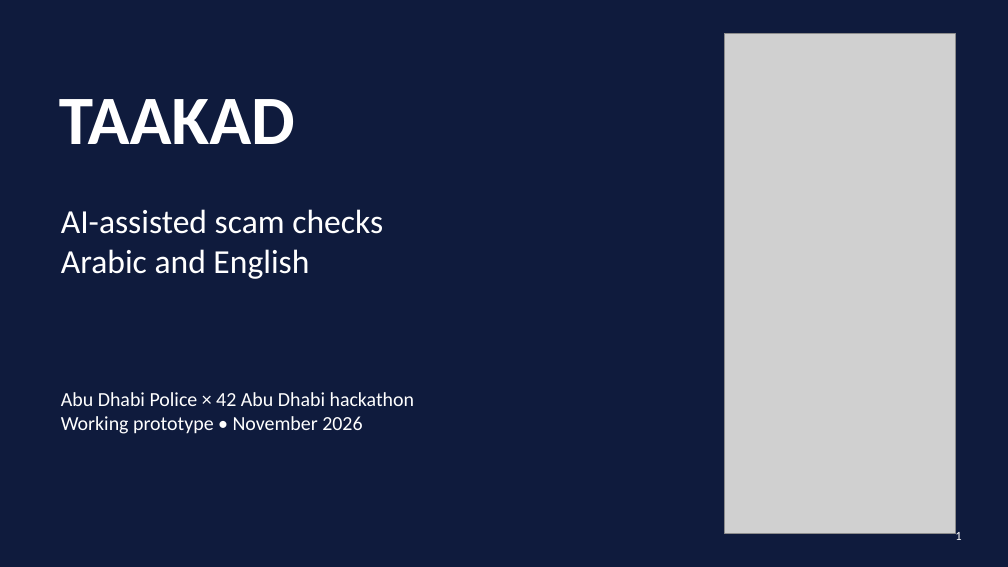
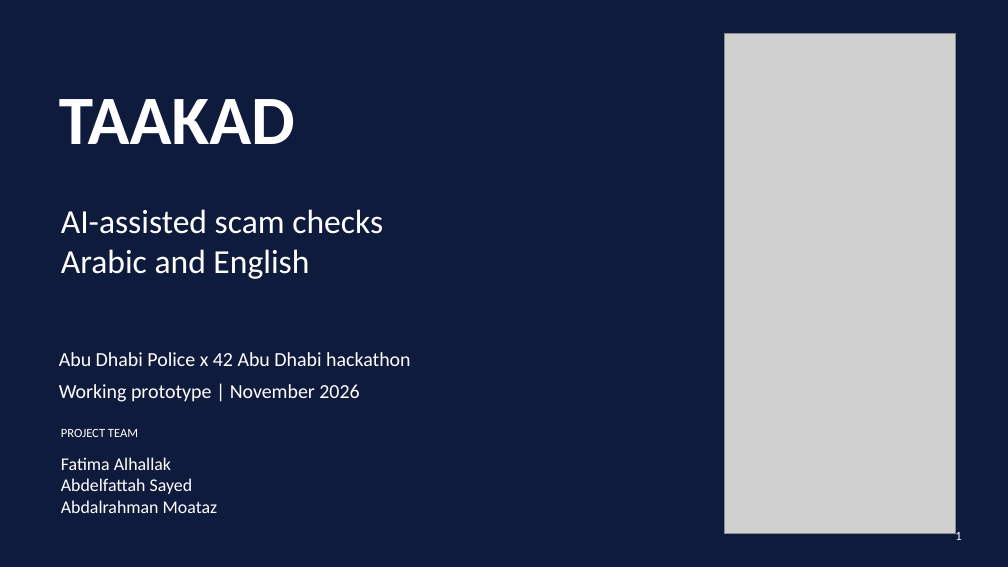
Before and after one commit to AbdelfattahGamalSayed/TAAKAD, a slide deck: slide 1 of submission/TAAKAD_Competition_Presentation.pptx. Drawn at 1008x567 pixels with LibreOffice and Linux fonts; fonts in the diff are those of the drawing; grey boxes stand for pictures. Boxes give left, top, right and bottom in pixels: in the first picture for what was removed or moved away, otherwise in the second. Text is boxed around its words. In the diff, an @@ line names an element or a change of style, - is before the commit and + after.

Commit message:
Restyle project report and add competition team names

```diff
--- a/submission/TAAKAD_Competition_Presentation.pptx
+++ b/submission/TAAKAD_Competition_Presentation.pptx
@@ text at (59, 352, 411, 402): text changed @@
-Abu Dhabi Police × 42 Abu Dhabi hackathon
-Working prototype • November 2026
+Abu Dhabi Police x 42 Abu Dhabi hackathon
+Working prototype | November 2026
@@ text added at (61, 429, 138, 437), 12 pt, text #FFFFFF @@
+PROJECT TEAM
@@ text added at (61, 457, 217, 513), 17 pt, text #FFFFFF @@
+Fatima Alhallak
+Abdelfattah Sayed
+Abdalrahman Moataz
```
Also in this commit, not shown: 2 other files.
